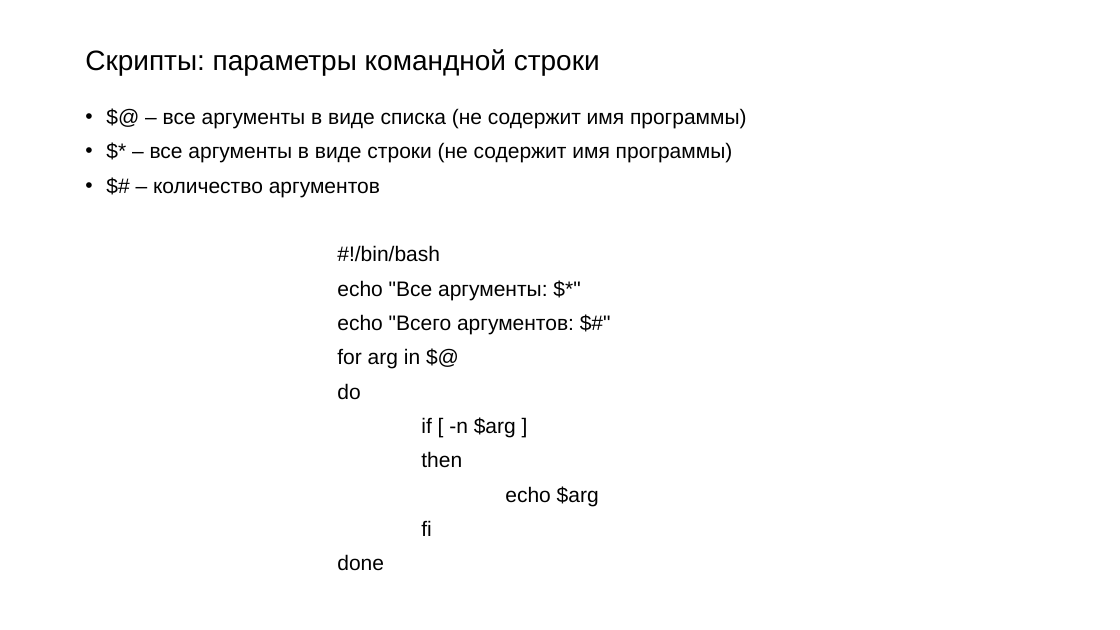
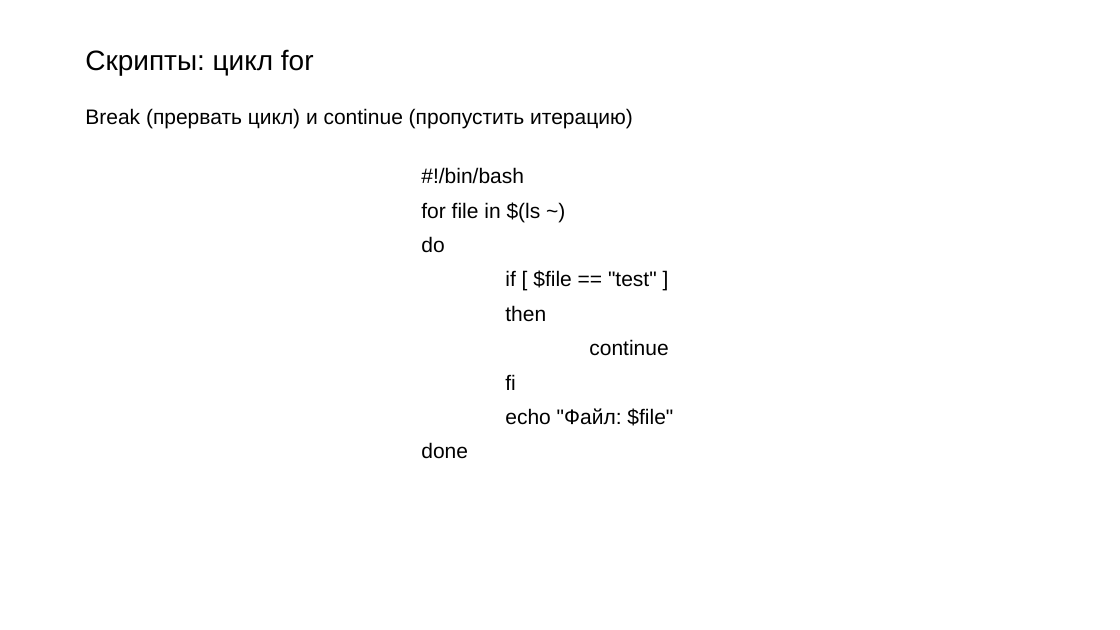
Before and after one commit to Rudeigin/OI, a slide deck: slide 8 of 3 лекция/Баш продолжение.pptx (slide 3 before the commit). Drawn at 1120x630 pixels with LibreOffice and Linux fonts; fonts in the diff are those of the drawing. Boxes give left, top, right and bottom in pixels: in the first picture for what was removed or moved away, otherwise in the second. Text is boxed around its words. In the diff, an @@ line names an element or a change of style, - is before the commit and + after.

```diff
--- a/3 лекция/Баш продолжение.pptx
+++ b/3 лекция/Баш продолжение.pptx
@@ title at [85,49,314,76]: text changed @@
-Скрипты: параметры командной строки
+Скрипты: цикл for
@@ text at [85,108,633,128]: text changed @@
-• $@ – все аргументы в виде списка (не содержит имя программы)
-• $* – все аргументы в виде строки (не содержит имя программы)
-• $# – количество аргументов
+Break (прервать цикл) и continue (пропустить итерацию)
@@ text at [421,202,541,222]: text changed @@
-echo "Все аргументы: $*"
-echo "Всего аргументов: $#"
-for arg in $@
+for file in $(ls ~)
@@ text at [505,270,657,288]: text changed @@
-if [ -n $arg ]
+if [ $file == "test" ]
@@ text at [589,339,668,356]: text changed @@
-echo $arg
+continue
@@ text at [505,408,673,426]: paragraph added @@
+echo "Файл: $file"
```
Also in this commit, not shown: 1 other slide changed, 18 slides added, 2 slides removed, 2 other files.
